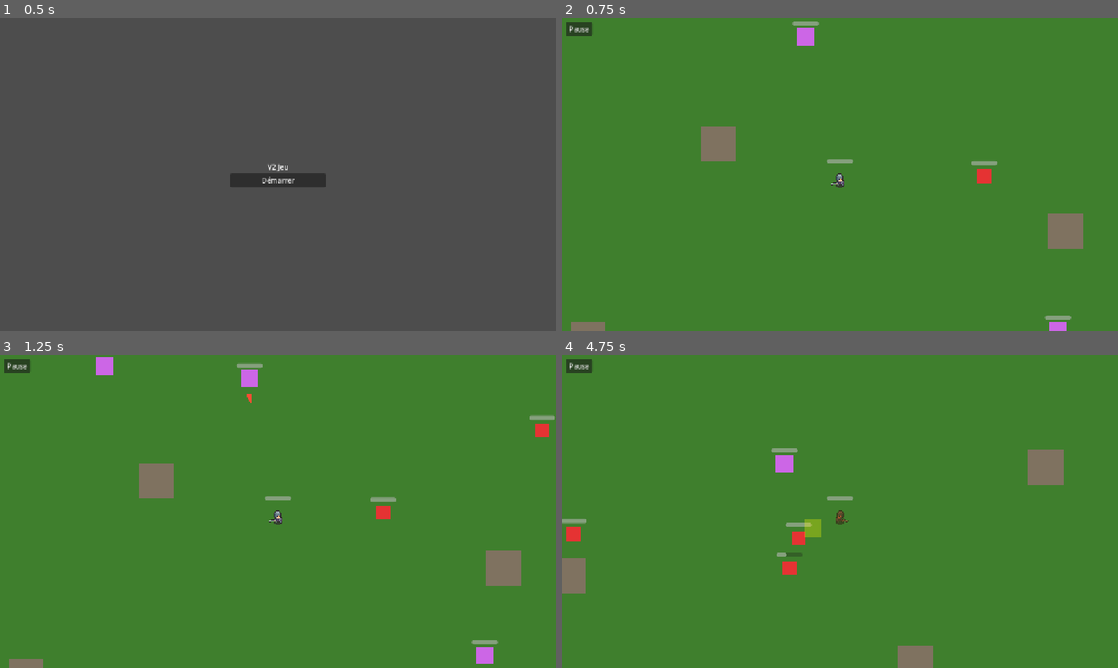
Above: before the commit, frames 1-4 (two rows, left to right).
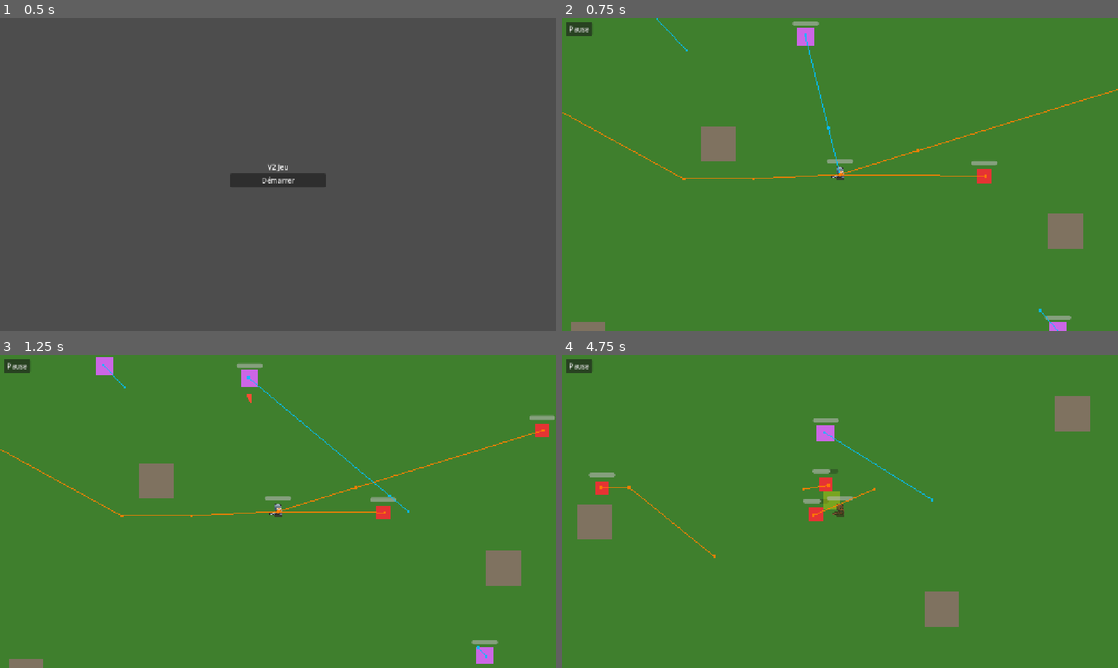
Above: after the commit, the same moments.

Repository: zwentty/v-2-jeu
Game: Godot game, scene res://scenes/menus/menu.tscn
Two runs of this game, one before a commit and one after it. Both use one fixed random seed, a clock stepped at 60 frames per second and the inputs below.
Inputs (mouse positions are in pixels of both pictures, inside the frame that each line leads up to):
- Up to frame 1 (0.5 s): no input
- Up to frame 2 (0.75 s): click "Démarrer" at 0.5 s
- Up to frame 3 (1.25 s): no input
- Up to frame 4 (4.75 s): tap Enter at 1.25 s; move the mouse to (962, 495) at 1.27 s; hold D 1.28-2.03 s; tap Z at 1.35 s; click (962, 495) at 1.42 s; tap Space at 1.52, 2.27, 4.52 s; move the mouse to (728, 527) at 2.02 s; hold S 2.03-2.78 s; tap Q at 2.1 s; move the mouse to (895, 442) at 2.77 s; hold D 2.78-3.5 s; tap I at 2.85 s; click "✖ Fermer (I)" at 3.5 s; move the mouse to (812, 574) at 4.27 s; hold D from 4.28 s (still down); tap E at 4.35 s; click (812, 574) at 4.42 s

Frame 1 is identical in both runs. In frame 2, 0.7% of the frame differs, in the area x 0-100%, y 0-100%; in frame 3, 0.7%; in frame 4, 5.8%, in the area x 0-95%, y 13-100%.

Commit message:
amélioration et corestion de bug d'enemy

Diff:
--- a/scenes/enemy/enemy.gd
+++ b/scenes/enemy/enemy.gd
@@ -93,9 +93,16 @@
 
 	var dist = global_position.distance_to(player.global_position)
 
-	if dist < ATTACK_DISTANCE and attack_timer <= 0 and EnemyManager.can_attack(self):
-		state = State.ATTACK
-		windup_timer = attack_windup
+	if dist < ATTACK_DISTANCE:
+		if attack_timer <= 0 and EnemyManager.can_attack(self):
+			state = State.ATTACK
+			windup_timer = attack_windup
+			return
+		# À portée mais cooldown actif — on s'arrête pour éviter de s'accrocher au joueur
+		velocity = Vector2.ZERO
+		nav_agent.set_velocity(Vector2.ZERO)
+		move_and_slide()
+		_face_player()
 		return
 
 	var target = EnemyManager.get_target_position(self)
--- a/scenes/enemy/enemy.tscn
+++ b/scenes/enemy/enemy.tscn
@@ -49,12 +49,16 @@
 ; Type CharacterBody2D : permet les déplacements avec move_and_slide()
 ;                        et les collisions physiques avec l'environnement
 ;
-; collision_layer = 4 : L'ennemi EXISTE sur la couche 4
+; collision_layer = 4 : L'ennemi EXISTE sur la couche 3 (valeur 4)
 ;                       (Les autres objets peuvent le détecter sur cette couche)
 ;
-; collision_mask = 6 : L'ennemi DÉTECTE les couches 2 et 4
+; collision_mask = 6 : L'ennemi DÉTECTE les couches 2 et 3
 ;                      Couche 2 = Murs/obstacles (pour ne pas les traverser)
-;                      Couche 4 = Autres ennemis (pour la collision physique entre eux)
+;                      Couche 3 = Autres ennemis (pour la collision physique entre eux)
+;                      NOTE : la couche 1 (joueur) est volontairement EXCLUE. La
+;                      collision joueur<->ennemi est à sens unique (seul le joueur
+;                      la résout) pour éviter le tremblement d'accrochage et pour
+;                      laisser le dash du joueur traverser proprement l'ennemi.
 ; =============================================================================
 [node name="Enemy" type="CharacterBody2D" unique_id=539699614]
 collision_layer = 4
--- a/scenes/enemy/ranged_enemy.gd
+++ b/scenes/enemy/ranged_enemy.gd
@@ -24,6 +24,7 @@
 	drop_nom = "Âme de Slime"
 	drop_couleur = Color.BLACK
 	drop_polygone = PackedVector2Array([Vector2(-20, -20), Vector2(20, -20), Vector2(20, 20), Vector2(-20, 20)])
+	debug_path_color = Color(0.0, 0.75, 1.0, 0.85)  # cyan pour les ennemis à distance
 	super._ready()
 	state = State.PATROL
 
--- a/scenes/player/player.gd
+++ b/scenes/player/player.gd
@@ -263,6 +263,14 @@
 	if attack_dash_timer > 0.0:
 		velocity = attack_dash_direction * ATTACK_DASH_SPEED
 		move_and_slide()
+		# Détecte les ennemis DÉJÀ en contact avec la hitbox. Le signal body_entered
+		# ne se déclenche que sur une transition extérieur->intérieur : si un ennemi
+		# chevauchait déjà la hitbox au lancement de l'attaque (cas « collé »), il ne
+		# serait jamais touché. On vérifie donc explicitement les chevauchements.
+		for body in $AttackArea.get_overlapping_bodies():
+			_on_attack_hit(body)
+			if not is_attack_dashing:
+				return  # _on_attack_hit a terminé le dash après un coup réussi
 		if animated_sprite.animation != "walk":
 			animated_sprite.play("walk")
 		# Orienter le sprite dans la direction du dash
@@ -365,6 +373,7 @@
 	else:
 		is_dashing = false
 		dash_cooldown_timer = DASH_COOLDOWN
+		set_collision_mask_value(3, true)  # restaure la collision avec les ennemis
 
 # -----------------------------------------------------------------------------
 # _start_dash()
@@ -374,6 +383,7 @@
 	is_dashing = true
 	dash_timer = DASH_DURATION
 	dash_direction = facing_direction if facing_direction != Vector2.ZERO else Vector2.DOWN
+	set_collision_mask_value(3, false)  # traverse les ennemis pendant le dash
 	print("Dash lancé dans la direction : ", dash_direction)
 
 # -----------------------------------------------------------------------------
--- a/scenes/player/player.tscn
+++ b/scenes/player/player.tscn
@@ -1,34 +1,9 @@
-[gd_scene load_steps=15 format=3]
+[gd_scene format=3 uid="uid://dxfaewnxhoqg"]
 
-; -----------------------------------------------------------------------
-; SECTION DES RESSOURCES EXTERNES
-; "ext_resource" = fichier externe chargé dans cette scène.
-; -----------------------------------------------------------------------
+[ext_resource type="Script" uid="uid://dilvcdi6yqj0e" path="res://scenes/player/player.gd" id="1"]
+[ext_resource type="Texture2D" uid="uid://cfrtaj87vpxgb" path="res://assets/FreeCharactersAnimationsAssetPack/SpriteSheets(96x96)/Human_Soldier_Sword_Shield/With_Shadows/Human_Soldier_Sword_Shield_Idle-Sheet.png" id="2"]
+[ext_resource type="Texture2D" uid="uid://b5j1vcir5ebxu" path="res://assets/FreeCharactersAnimationsAssetPack/SpriteSheets(96x96)/Human_Soldier_Sword_Shield/With_Shadows/Human_Soldier_Sword_Shield_Walk-Sheet.png" id="3"]
 
-; On charge le script player.gd. Il sera attaché au nœud racine.
-; "id=1" est juste un identifiant interne pour que les noeuds puissent y référer.
-[ext_resource type="Script" path="res://scenes/player/player.gd" id="1"]
-[ext_resource type="Texture2D" uid="uid://pftqrsgfjsj6" path="res://assets/FreeCharactersAnimationsAssetPack/SpriteSheets(96x96)/Human_Soldier_Sword_Shield/With_Shadows/Human_Soldier_Sword_Shield_Idle-Sheet.png" id="2"]
-[ext_resource type="Texture2D" uid="uid://b28whw6g5chq0" path="res://assets/FreeCharactersAnimationsAssetPack/SpriteSheets(96x96)/Human_Soldier_Sword_Shield/With_Shadows/Human_Soldier_Sword_Shield_Walk-Sheet.png" id="3"]
-
-; -----------------------------------------------------------------------
-; SECTION DES SOUS-RESSOURCES (ressources inline, sans fichier séparé)
-; -----------------------------------------------------------------------
-
-; CircleShape2D : forme de collision RONDE pour le joueur.
-; POURQUOI un cercle et pas un rectangle ?
-; → Un rectangle a des "coins" qui s'accrochent aux murs quand on glisse
-;   le long d'un bord (bug de collage). Un cercle n'a pas de coins,
-;   il glisse parfaitement sur tous les angles.
-; radius = 14 pixels → légèrement plus petit que le carré visuel (16px)
-;   pour donner un feeling "généreux" aux collisions (erreur pardonnée).
-[sub_resource type="CircleShape2D" id="1"]
-radius = 14.0
-
-[sub_resource type="CircleShape2D" id="2"]
-radius = 30.0
-
-; Configuration des frames pour l'animation Idle
 [sub_resource type="AtlasTexture" id="idle_0"]
 atlas = ExtResource("2")
 region = Rect2(0, 0, 96, 96)
@@ -45,7 +20,6 @@
 atlas = ExtResource("2")
 region = Rect2(288, 0, 96, 96)
 
-; Configuration des frames pour l'animation Walk
 [sub_resource type="AtlasTexture" id="walk_0"]
 atlas = ExtResource("3")
 region = Rect2(0, 0, 96, 96)
@@ -70,7 +44,6 @@
 atlas = ExtResource("3")
 region = Rect2(480, 0, 96, 96)
 
-; SpriteFrames : ressource qui contient toutes les animations
 [sub_resource type="SpriteFrames" id="spriteframes"]
 animations = [{
 "frames": [{
@@ -114,41 +87,26 @@
 "speed": 10.0
 }]
 
-; -----------------------------------------------------------------------
-; SECTION DES NOEUDS
-; Chaque [node] représente un nœud dans l'arbre de scène.
-; "parent=." signifie que le nœud est enfant de la racine.
-; "parent="Visual"" signifie enfant du nœud nommé "Visual".
-; -----------------------------------------------------------------------
+[sub_resource type="CircleShape2D" id="1"]
+radius = 14.0
 
-; --- NOEUD RACINE ---
-; CharacterBody2D : nœud de physique 2D pour les personnages contrôlés.
-; C'est différent de RigidBody2D (physique simulée) : ici ON contrôle
-; la vélocité manuellement dans le script.
-; "script = ExtResource("1")" attache player.gd à ce nœud.
-[node name="Player" type="CharacterBody2D"]
-collision_layer = 1
-collision_mask = 2
+[sub_resource type="CircleShape2D" id="2"]
+radius = 30.0
+
+[node name="Player" type="CharacterBody2D" unique_id=1916813690]
+collision_mask = 6
 script = ExtResource("1")
 
-; --- REPRÉSENTATION VISUELLE ---
-; AnimatedSprite2D : affiche des animations à partir de spritesheets
-; Remplace l'ancien Polygon2D temporaire
-; texture_filter = 1 → NEAREST (pas de flou, rendu pixel art net)
-; scale = 1.5 → agrandi à 150% (144x144 pixels)
-[node name="Visual" type="AnimatedSprite2D" parent="."]
+[node name="Visual" type="AnimatedSprite2D" parent="." unique_id=2059424465]
 texture_filter = 1
+position = Vector2(1, -17)
+scale = Vector2(1.5, 1.5)
 sprite_frames = SubResource("spriteframes")
 animation = &"idle"
 autoplay = "idle"
-frame = 0
-frame_progress = 0.0
 offset = Vector2(0, 8)
-scale = Vector2(1.5, 1.5)
 
-; --- BARRE DE VIE ---
-; ProgressBar : affiche les PV du joueur sous forme de barre
-[node name="HealthBar" type="ProgressBar" parent="."]
+[node name="HealthBar" type="ProgressBar" parent="." unique_id=400132790]
 offset_left = -30.0
 offset_top = -35.0
 offset_right = 30.0
@@ -156,34 +114,23 @@
 value = 100.0
 show_percentage = false
 
-; --- COLLISION ---
-; CollisionShape2D : nœud qui applique une forme de collision au CharacterBody2D.
-; Sans ce nœud, le joueur passerait à travers tous les murs.
-; "shape = SubResource("1")" utilise le CircleShape2D défini plus haut.
-[node name="CollisionShape2D" type="CollisionShape2D" parent="."]
+[node name="CollisionShape2D" type="CollisionShape2D" parent="." unique_id=1894520657]
 shape = SubResource("1")
 
-[node name="AttackArea" type="Area2D" parent="."]
+[node name="AttackArea" type="Area2D" parent="." unique_id=1520172084]
 collision_layer = 0
 collision_mask = 4
 monitoring = false
 
-[node name="AttackShape" type="CollisionShape2D" parent="AttackArea"]
+[node name="AttackShape" type="CollisionShape2D" parent="AttackArea" unique_id=1961488372]
 shape = SubResource("2")
 
-[node name="AttackVisual" type="Polygon2D" parent="AttackArea"]
+[node name="AttackVisual" type="Polygon2D" parent="AttackArea" unique_id=1142667388]
 visible = false
 color = Color(1, 0.9, 0, 0.7)
 polygon = PackedVector2Array(30, 0, 29.4, 5.9, 27.7, 11.5, 25, 16.8, 21.2, 21.2, 16.8, 25, 11.5, 27.7, 5.9, 29.4, 0, 30 …(279 unchanged characters)…
 
-; --- CAMÉRA ---
-; Camera2D : suit automatiquement le nœud Player (car elle est son enfant).
-; Elle est attachée au joueur, donc elle bouge avec lui.
-;
-; limit_left/top = 0 → la caméra ne montrera jamais à gauche/au-dessus du bord 0,0
-; limit_right = 2560, limit_bottom = 1440 → taille totale de la carte
-;   La caméra s'arrête aux bords de la carte et ne montre pas l'extérieur.
-[node name="Camera2D" type="Camera2D" parent="."]
+[node name="Camera2D" type="Camera2D" parent="." unique_id=1041713644]
 limit_left = -100
 limit_top = -100
 limit_right = 5000
--- a/scripts/base_enemy.gd
+++ b/scripts/base_enemy.gd
@@ -32,6 +32,7 @@
 var patrol_wait_min: float = 2.0
 var patrol_wait_max: float = 2.0
 var max_health: int = 0
+var debug_path_color: Color = Color(1.0, 0.5, 0.0, 0.85)  # orange (mêlée par défaut)
 
 # Drop à la mort — à renseigner dans _ready() de la sous-classe
 var drop_nom: String = ""
@@ -60,6 +61,10 @@
 	nav_agent.max_speed = move_speed
 	nav_agent.avoidance_enabled = true
 	nav_agent.velocity_computed.connect(_on_velocity_computed)
+	nav_agent.debug_enabled = true
+	nav_agent.debug_use_custom = true
+	nav_agent.debug_path_custom_color = debug_path_color
+	nav_agent.debug_path_custom_point_size = 6.0
 
 	EnemyManager.register(self)
 	detection_area.body_entered.connect(_on_player_detected)
--- a/scripts/enemy_manager.gd
+++ b/scripts/enemy_manager.gd
@@ -4,13 +4,10 @@
 
 # === ÉNUMÉRATION DES RÔLES ===
 enum Role {
-	INTERCEPT,      # Ennemi qui intercepte devant le joueur
-	FLANK_LEFT,     # Ennemi qui flanque à gauche
-	FLANK_RIGHT,    # Ennemi qui flanque à droite
-	CHASE,          # Ennemi qui poursuit derrière
-	SURROUND_LEFT,  # Triangulation : position gauche
-	SURROUND_RIGHT, # Triangulation : position droite
-	SURROUND_BACK   # Triangulation : position arrière
+	INTERCEPT,   # Ennemi qui intercepte devant le joueur
+	FLANK_LEFT,  # Ennemi qui flanque à gauche
+	FLANK_RIGHT, # Ennemi qui flanque à droite
+	CHASE        # Ennemi qui poursuit derrière
 }
 
 # === CONSTANTES DE CONFIGURATION ===
@@ -133,39 +130,36 @@
 	if _ranged_enemies.size() == 0 or _player == null:
 		return
 
-	# Filtrer les ennemis à distance engagés (ENGAGE ou ATTACK)
 	var engaged_ranged = _get_engaged_ranged_enemies()
 	if engaged_ranged.size() == 0:
 		return
 
 	var player_pos = _player.global_position
-
-	# Positionner les ennemis en cercle autour du joueur à leur distance optimale
-	var angle_step = TAU / engaged_ranged.size()  # TAU = 2*PI, répartition uniforme
-
-	# Trier les ennemis par angle actuel pour minimiser les croisements
-	var enemies_with_angles = []
+	var count = engaged_ranged.size()
+	var angle_step = TAU / count
+
+	# Slots disponibles : indices 0..count-1, chacun correspond à un angle sur le cercle
+	var available_slots: Array[int] = []
+	for i in range(count):
+		available_slots.append(i)
+
+	# Chaque ennemi prend le slot libre dont l'angle est le plus proche de sa position actuelle
 	for enemy in engaged_ranged:
 		var to_enemy = enemy.global_position - player_pos
 		var current_angle = atan2(to_enemy.y, to_enemy.x)
-		enemies_with_angles.append({"enemy": enemy, "angle": current_angle})
-
-	# Trier par angle croissant
-	enemies_with_angles.sort_custom(func(a, b): return a.angle < b.angle)
-
-	for i in range(enemies_with_angles.size()):
-		var enemy = enemies_with_angles[i].enemy
-		var optimal_dist = enemy.optimal_distance  # Distance optimale de l'ennemi
-
-		# Calculer l'angle cible pour cet ennemi (répartition uniforme)
-		var angle = angle_step * i
-
-		# Position cible sur le cercle
-		var offset = Vector2(cos(angle), sin(angle)) * optimal_dist
-		var target_pos = player_pos + offset
-
-		# Assigner la position cible
-		_target_positions[enemy.get_instance_id()] = target_pos
+
+		var best_slot := available_slots[0]
+		var best_diff := INF
+		for slot in available_slots:
+			var diff = abs(angle_difference(current_angle, angle_step * slot))
+			if diff < best_diff:
+				best_diff = diff
+				best_slot = slot
+
+		available_slots.erase(best_slot)
+
+		var offset = Vector2(cos(angle_step * best_slot), sin(angle_step * best_slot)) * enemy.optimal_distance
+		_target_positions[enemy.get_instance_id()] = player_pos + offset
 
 # Retourne la liste des ennemis à distance engagés (ENGAGE ou ATTACK uniquement)
 func _get_engaged_ranged_enemies() -> Array:
@@ -249,29 +243,6 @@
 		_roles[enemy.get_instance_id()] = Role.INTERCEPT
 		_target_positions[enemy.get_instance_id()] = target_pos
 		enemy.set_meta("assigned", true)
-
-# STRATÉGIE 3 ENNEMIS : Triangulation autour du joueur
-func _apply_triangle_formation(engaged: Array[Node], target_pos: Vector2, player_dir: Vector2) -> void:
-	# 1. Assigner l'ennemi qui poursuit par derrière (CHASE)
-	var chase_pos = target_pos - player_dir * CHASE_DISTANCE
-	var chase_enemy = _find_nearest_unassigned(engaged, chase_pos)
-
-	if chase_enemy:
-		_roles[chase_enemy.get_instance_id()] = Role.SURROUND_BACK
-		_target_positions[chase_enemy.get_instance_id()] = chase_pos
-		chase_enemy.set_meta("assigned", true)
-
-		# 2. Calculer la direction entre le joueur et l'ennemi CHASE
-		var chase_to_player = chase_enemy.global_position.direction_to(target_pos)
-
-		# 3. Positionner les deux autres ennemis à gauche et droite pour intercepter (120° au lieu de 90°)
-		var positions = {
-			Role.SURROUND_LEFT: target_pos + chase_to_player.rotated(-2.0 * PI / 3.0) * FLANK_DISTANCE,   # 120° à gauche
-			Role.SURROUND_RIGHT: target_pos + chase_to_player.rotated(2.0 * PI / 3.0) * FLANK_DISTANCE,   # 120° à droite
-		}
-
-		for role in [Role.SURROUND_LEFT, Role.SURROUND_RIGHT]:
-			_assign_best_enemy_from_list(role, positions[role], engaged)
 
 # STRATÉGIE 4+ ENNEMIS : Tactiques avancées avec rôles fixes
 func _apply_advanced_tactics(engaged: Array[Node], target_pos: Vector2, player_dir: Vector2) -> void:
